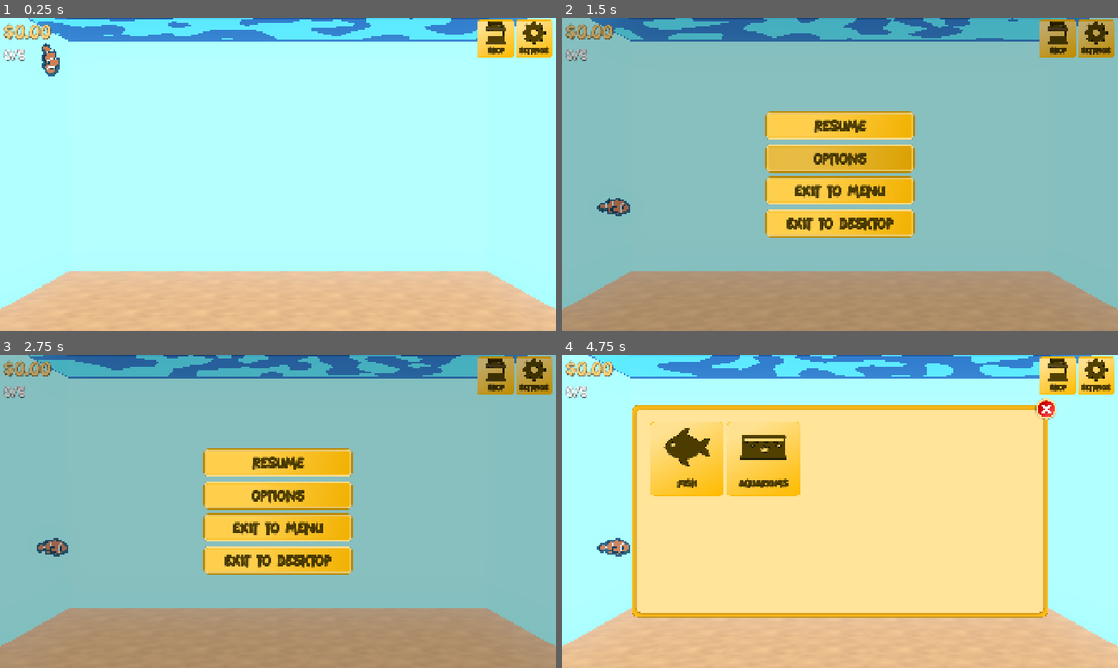
Above: before the commit, frames 1-4 (two rows, left to right).
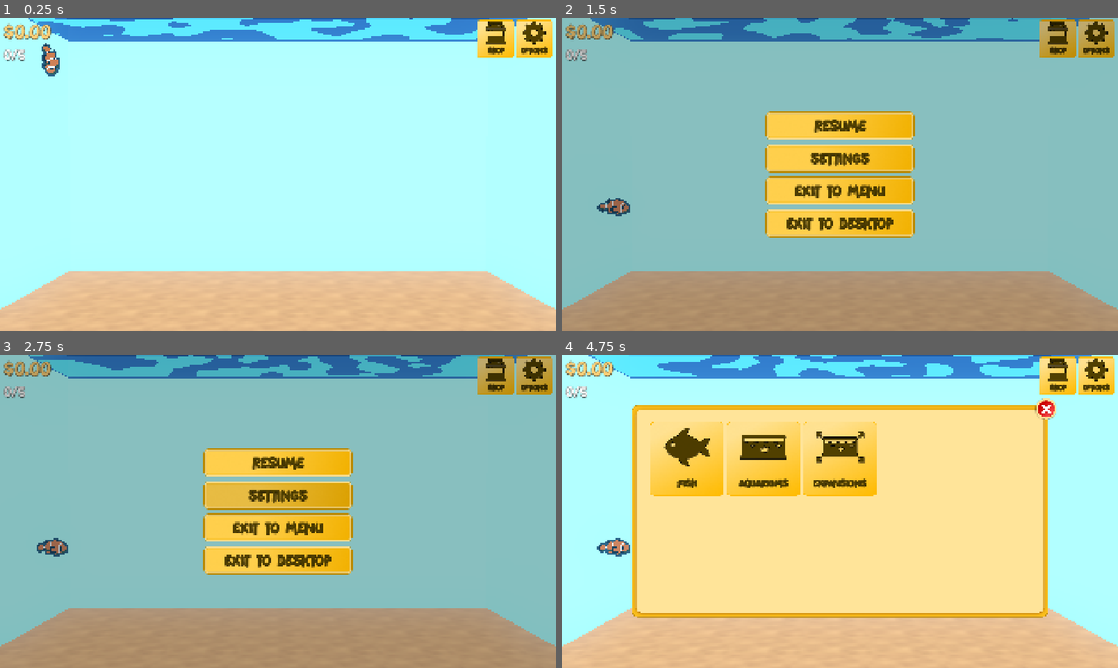
Above: after the commit, the same moments.

Repository: AyyBee123/Fish-Incremental-Game
Game: Godot game, scene res://Scenes/Aquarium/aquarium.tscn
The game is run twice, just before and just after one commit, with the same random seed, the same clock (stepped at 60 frames per second) and the same inputs.
Inputs (mouse positions are in pixels of both pictures, inside the frame that each line leads up to):
- Up to frame 1 (0.25 s): no input
- Up to frame 2 (1.5 s): click "Settings" (after the commit: "Options") at 0.5 s; click "Options" at 1.25 s
- Up to frame 3 (2.75 s): click "Settings" at 2 s
- Up to frame 4 (4.75 s): move the mouse to (962, 495) at 2.77 s; press the mouse at (962, 495) at 2.78 s; tap S (shop) at 3.02, 3.05, 3.32, 4.35, 4.52 s; release the mouse at (962, 495) at 3.5 s; click "Aquariums" at 3.5 s; move the mouse to (728, 527) at 4.27 s; hold Escape (back) from 4.28 s (still down); click (728, 527) at 4.55 s

The runs differ from the first frame. In frame 1, less than 0.1% of the frame differs, in the area x 93-99%, y 9-12%; in frame 2, 0.3%; in frame 3, 0.3%; in frame 4, 2.8%, in the area x 43-99%, y 9-46%.

Commit message:
added capacity upgrades in shop

Diff:
--- a/Scenes/Aquarium/aquarium.tscn
+++ b/Scenes/Aquarium/aquarium.tscn
@@ -16,7 +16,6 @@
 [ext_resource type="Texture2D" uid="uid://ca378wahjdk74" path="res://Assets/UI/Icons/Shop Icon.png" id="12_05nrt"]
 [ext_resource type="BitMap" uid="uid://0huum2cds88h" path="res://Assets/UI/Masks/Button_click_mask.res" id="12_kxvt4"]
 [ext_resource type="Texture2D" uid="uid://tgehc3ctxsjl" path="res://Assets/UI/Icons/Settings Icon.png" id="15_jlta3"]
-[ext_resource type="PackedScene" uid="uid://h2bqmq0fnk3i" path="res://Scenes/UI/aquarium_button.tscn" id="16_1hoif"]
 
 [sub_resource type="Environment" id="Environment_5h11f"]
 glow_enabled = true
@@ -211,7 +210,7 @@
 theme_override_constants/shadow_outline_size = 1
 theme_override_fonts/font = ExtResource("6_4djwm")
 theme_override_font_sizes/font_size = 24
-text = "Settings"
+text = "Options"
 horizontal_alignment = 1
 vertical_alignment = 1
 
@@ -225,9 +224,6 @@
 mouse_filter = 2
 alignment = 2
 
-[node name="AquariumButton" parent="CanvasLayer/UI/AquariumList" unique_id=1021959741 instance=ExtResource("16_1hoif")]
-layout_mode = 2
-
 [node name="ClickRadius" type="Control" parent="CanvasLayer/UI" unique_id=719334242]
 anchors_preset = 0
 mouse_filter = 2
--- a/Scenes/UI/settings.tscn
+++ b/Scenes/UI/settings.tscn
@@ -62,13 +62,13 @@
 horizontal_alignment = 1
 vertical_alignment = 1
 
-[node name="Options" type="Button" parent="VBoxContainer" unique_id=16764367]
+[node name="Settings" type="Button" parent="VBoxContainer" unique_id=16764367]
 custom_minimum_size = Vector2(512, 96)
 custom_maximum_size = Vector2(512, 96)
 layout_mode = 2
 theme = ExtResource("2_ma1v7")
 
-[node name="Label" type="Label" parent="VBoxContainer/Options" unique_id=1626571771]
+[node name="Label" type="Label" parent="VBoxContainer/Settings" unique_id=1626571771]
 layout_mode = 1
 anchors_preset = 15
 anchor_right = 1.0
@@ -83,7 +83,7 @@
 theme_override_constants/shadow_outline_size = 1
 theme_override_fonts/font = ExtResource("3_p46qs")
 theme_override_font_sizes/font_size = 48
-text = "Options"
+text = "Settings"
 horizontal_alignment = 1
 vertical_alignment = 1
 
@@ -138,6 +138,6 @@
 vertical_alignment = 1
 
 [connection signal="pressed" from="VBoxContainer/ResumeButton" to="." method="_on_resume_button_pressed"]
-[connection signal="pressed" from="VBoxContainer/Options" to="." method="_on_options_pressed"]
+[connection signal="pressed" from="VBoxContainer/Settings" to="." method="_on_settings_pressed"]
 [connection signal="pressed" from="VBoxContainer/ExitToMenu" to="." method="_on_exit_to_menu_pressed"]
 [connection signal="pressed" from="VBoxContainer/ExitToDesktop" to="." method="_on_exit_to_desktop_pressed"]
--- a/Scenes/UI/shop.tscn
+++ b/Scenes/UI/shop.tscn
@@ -14,6 +14,7 @@
 [ext_resource type="Texture2D" uid="uid://rwqynrrjj181" path="res://Assets/UI/Icons/Fish Icon.png" id="7_m1un4"]
 [ext_resource type="FontFile" uid="uid://cktsncv23dr1s" path="res://Fonts/Font.ttf" id="8_een5p"]
 [ext_resource type="Texture2D" uid="uid://0affxqjg577m" path="res://Assets/UI/Icons/Aquarium Icon.png" id="10_w2r4i"]
+[ext_resource type="Texture2D" uid="uid://dx2s34plehbia" path="res://Assets/UI/Icons/Capacity Icon.png" id="12_vnhp2"]
 [ext_resource type="BitMap" uid="uid://b60xoafhwbyi" path="res://Assets/UI/Masks/Close Button_click_mask.res" id="14_5oyw6"]
 [ext_resource type="Texture2D" uid="uid://c8lu27sanqxrw" path="res://Assets/UI/Back Button.png" id="14_een5p"]
 [ext_resource type="Texture2D" uid="uid://cjp5c2godqy3s" path="res://Assets/UI/Back Button Pressed.png" id="15_w2r4i"]
@@ -177,6 +178,48 @@
 horizontal_alignment = 1
 vertical_alignment = 1
 
+[node name="CapacityButton" type="TextureButton" parent="Background/MarginContainer/CategoryView/SelectionGrid" unique_id=25693095]
+layout_mode = 2
+texture_normal = ExtResource("2_gm4r4")
+texture_pressed = ExtResource("4_buvk0")
+texture_hover = ExtResource("5_8pb36")
+texture_click_mask = ExtResource("7_57cgt")
+
+[node name="Icon" type="TextureRect" parent="Background/MarginContainer/CategoryView/SelectionGrid/CapacityButton" unique_id=1348521096]
+material = SubResource("ShaderMaterial_5h11f")
+layout_mode = 1
+anchors_preset = -1
+anchor_right = 1.0
+anchor_bottom = 0.684
+offset_bottom = -0.104003906
+grow_horizontal = 2
+grow_vertical = 2
+texture = ExtResource("12_vnhp2")
+expand_mode = 2
+stretch_mode = 5
+
+[node name="Label" type="Label" parent="Background/MarginContainer/CategoryView/SelectionGrid/CapacityButton" unique_id=2138954021]
+layout_mode = 1
+anchors_preset = -1
+anchor_top = 0.684
+anchor_bottom = 0.684
+offset_top = -0.104003906
+offset_right = 256.0
+offset_bottom = 74.895996
+grow_horizontal = 2
+grow_vertical = 0
+theme_override_colors/font_color = Color(0.31851014, 0.25184473, 4.813075e-08, 1)
+theme_override_colors/font_shadow_color = Color(0, 0, 0, 0.5019608)
+theme_override_constants/shadow_offset_x = 1
+theme_override_constants/shadow_offset_y = 2
+theme_override_constants/outline_size = 2
+theme_override_constants/shadow_outline_size = 1
+theme_override_fonts/font = ExtResource("8_een5p")
+theme_override_font_sizes/font_size = 32
+text = "Expansions"
+horizontal_alignment = 1
+vertical_alignment = 1
+
 [node name="FishView" type="ScrollContainer" parent="Background/MarginContainer" unique_id=622147231]
 unique_name_in_owner = true
 visible = false
@@ -199,6 +242,20 @@
 follow_focus = true
 
 [node name="Grid" type="HFlowContainer" parent="Background/MarginContainer/AquariumView" unique_id=889640264]
+custom_minimum_size = Vector2(1336, 620)
+custom_maximum_size = Vector2(1336, 620)
+layout_mode = 2
+theme_override_constants/h_separation = 8
+theme_override_constants/v_separation = 8
+
+[node name="CapacityView" type="ScrollContainer" parent="Background/MarginContainer" unique_id=2076190811]
+unique_name_in_owner = true
+visible = false
+layout_mode = 2
+theme = ExtResource("3_5oyw6")
+follow_focus = true
+
+[node name="Grid" type="HFlowContainer" parent="Background/MarginContainer/CapacityView" unique_id=442184978]
 custom_minimum_size = Vector2(1336, 620)
 custom_maximum_size = Vector2(1336, 620)
 layout_mode = 2
@@ -231,5 +288,6 @@
 [connection signal="visibility_changed" from="Background/MarginContainer/CategoryView" to="." method="_on_category_view_visibility_changed"]
 [connection signal="pressed" from="Background/MarginContainer/CategoryView/SelectionGrid/FishButton" to="." method="_on_fish_button_pressed"]
 [connection signal="pressed" from="Background/MarginContainer/CategoryView/SelectionGrid/AquariumButton" to="." method="_on_aquarium_button_pressed"]
+[connection signal="pressed" from="Background/MarginContainer/CategoryView/SelectionGrid/CapacityButton" to="." method="_on_capacity_button_pressed"]
 [connection signal="pressed" from="CloseButton" to="." method="_on_close_button_pressed"]
 [connection signal="pressed" from="BackButton" to="." method="_on_back_button_pressed"]
--- /dev/null
+++ b/Scenes/UI/shop_capacity_button.tscn
@@ -0,0 +1,92 @@
+[gd_scene format=3 uid="uid://cuwyvj8s0b5l1"]
+
+[ext_resource type="Texture2D" uid="uid://bthd8nsa6qhbj" path="res://Assets/UI/Button.png" id="1_gvq00"]
+[ext_resource type="Texture2D" uid="uid://g3h6s3hj0lyu" path="res://Assets/UI/Button Pressed.png" id="2_ur2qt"]
+[ext_resource type="Texture2D" uid="uid://5i82ptanqjcl" path="res://Assets/UI/Button Hover.png" id="3_o5v4u"]
+[ext_resource type="BitMap" uid="uid://0huum2cds88h" path="res://Assets/UI/Masks/Button_click_mask.res" id="4_tgl0l"]
+[ext_resource type="Script" uid="uid://bgs1rwan77j7s" path="res://Scripts/UI/shop_capacity_button.gd" id="5_gvq00"]
+[ext_resource type="Shader" uid="uid://2xyd4nbwija5" path="res://Shaders/icon_shader.gdshader" id="6_i2glo"]
+[ext_resource type="Texture2D" uid="uid://0affxqjg577m" path="res://Assets/UI/Icons/Aquarium Icon.png" id="7_lfhk5"]
+[ext_resource type="FontFile" uid="uid://cktsncv23dr1s" path="res://Fonts/Font.ttf" id="8_f1wfl"]
+
+[sub_resource type="ShaderMaterial" id="ShaderMaterial_qvkcs"]
+shader = ExtResource("6_i2glo")
+shader_parameter/tint_color = Color(0.31764707, 0.2509804, 0, 1)
+shader_parameter/outline_color = Color(0, 0, 0, 1)
+shader_parameter/outline_width = 2.0
+shader_parameter/shadow_color = Color(0, 0, 0, 0.5)
+shader_parameter/shadow_offset = Vector2(2, 4)
+
+[node name="ShopCapacityButton" type="TextureButton" unique_id=346374264]
+custom_maximum_size = Vector2(192, 192)
+offset_right = 256.0
+offset_bottom = 256.0
+texture_normal = ExtResource("1_gvq00")
+texture_pressed = ExtResource("2_ur2qt")
+texture_hover = ExtResource("3_o5v4u")
+texture_click_mask = ExtResource("4_tgl0l")
+stretch_mode = 5
+script = ExtResource("5_gvq00")
+
+[node name="CapacityImage" type="TextureRect" parent="." unique_id=579608746]
+unique_name_in_owner = true
+material = SubResource("ShaderMaterial_qvkcs")
+layout_mode = 1
+anchors_preset = -1
+anchor_left = 0.031000001
+anchor_right = 0.96900004
+anchor_bottom = 0.59900004
+offset_left = 0.032000065
+offset_top = -10.0
+offset_right = -0.03201294
+offset_bottom = 9.983994
+grow_horizontal = 2
+grow_vertical = 2
+texture = ExtResource("7_lfhk5")
+expand_mode = 1
+stretch_mode = 5
+
+[node name="PriceLabel" type="Label" parent="." unique_id=922946001]
+unique_name_in_owner = true
+layout_mode = 1
+anchors_preset = 12
+anchor_top = 1.0
+anchor_right = 1.0
+anchor_bottom = 1.0
+offset_top = -40.0
+grow_horizontal = 2
+grow_vertical = 0
+theme_override_colors/font_color = Color(0.31851014, 0.25184473, 4.813075e-08, 1)
+theme_override_colors/font_shadow_color = Color(0, 0, 0, 0.5019608)
+theme_override_constants/shadow_offset_x = 1
+theme_override_constants/shadow_offset_y = 2
+theme_override_constants/outline_size = 2
+theme_override_constants/shadow_outline_size = 1
+theme_override_fonts/font = ExtResource("8_f1wfl")
+theme_override_font_sizes/font_size = 32
+text = "$0"
+horizontal_alignment = 1
+vertical_alignment = 1
+
+[node name="CapacityLabel" type="Label" parent="." unique_id=73734044]
+unique_name_in_owner = true
+layout_mode = 1
+anchors_preset = 12
+anchor_top = 1.0
+anchor_right = 1.0
+anchor_bottom = 1.0
+offset_top = -103.0
+offset_bottom = -63.0
+grow_horizontal = 2
+grow_vertical = 0
+theme_override_colors/font_color = Color(0.31851014, 0.25184473, 4.813075e-08, 1)
+theme_override_colors/font_shadow_color = Color(0, 0, 0, 0.5019608)
+theme_override_constants/shadow_offset_x = 1
+theme_override_constants/shadow_offset_y = 2
+theme_override_constants/outline_size = 2
+theme_override_constants/shadow_outline_size = 1
+theme_override_fonts/font = ExtResource("8_f1wfl")
+theme_override_font_sizes/font_size = 16
+text = "Extra Aquarium 1"
+horizontal_alignment = 1
+vertical_alignment = 1
--- a/Scripts/Globals/game_manager.gd
+++ b/Scripts/Globals/game_manager.gd
@@ -3,6 +3,17 @@
 @export var available_fish: Array[FishSpeciesResource]
 
 var aquarium_prices: Array = [25000, 100000, 500000, 1000000, 10000000]
+
+var capacity_upgrade_prices: Array[Array] = [
+	[2500.0, 5000.0, 10000.0, 15000.0, 25000.0], # Aquarium 0
+	[10000.0, 20000.0, 35000.0, 60000.0, 100000.0], # Aquarium 1
+	[50000.0, 100000.0, 175000.0, 300000.0, 500000.0], # Aquarium 2
+	[100000.0, 200000.0, 350000.0, 600000.0, 1000000.0], # Aquarium 3
+	[1000000.0, 2000000.0, 3500000.0, 6000000.0, 10000000.0], # Aquarium 4
+	[1000000.0, 2000000.0, 3500000.0, 6000000.0, 10000000.0] # Aquarium 5
+]
+
+var capacity_upgrade_increases: Array[int] = [5, 10, 15, 25, 40]
 
 
 func _process(delta: float) -> void:
--- a/Scripts/Globals/preloads.gd
+++ b/Scripts/Globals/preloads.gd
@@ -7,5 +7,6 @@
 const SHOP = preload("uid://b78up0gxuvlmi")
 const SHOP_FISH_BUTTON = preload("uid://cmc3hvv5acdtu")
 const SHOP_AQUARIUM_BUTTON = preload("uid://dsqb335e0kl8d")
+const SHOP_CAPACITY_BUTTON = preload("uid://cuwyvj8s0b5l1")
 const AQUARIUM_BUTTON = preload("uid://h2bqmq0fnk3i")
 const SETTINGS = preload("uid://cneiimxcqdkrc")
--- a/Scripts/Resources/Aquarium/aquarium_resource.gd
+++ b/Scripts/Resources/Aquarium/aquarium_resource.gd
@@ -4,4 +4,5 @@
 @export var id: int = 0
 @export var aquarium_name: String = "Aquarium"
 @export var max_capacity: int = 5
+@export var purchased_capacity_upgrades: Array[bool] = [false, false, false, false, false]
 @export var fish: Array[AquariumFishData] = []
--- a/Scripts/UI/settings.gd
+++ b/Scripts/UI/settings.gd
@@ -6,7 +6,7 @@
 	queue_free()
 
 
-func _on_options_pressed() -> void:
+func _on_settings_pressed() -> void:
 	pass
 
 
--- a/Scripts/UI/shop.gd
+++ b/Scripts/UI/shop.gd
@@ -5,6 +5,7 @@
 @onready var category_view: ScrollContainer = %CategoryView
 @onready var fish_view: ScrollContainer = %FishView
 @onready var aquarium_view: ScrollContainer = %AquariumView
+@onready var capacity_view: ScrollContainer = %CapacityView
 
 
 func _ready() -> void:
@@ -85,6 +86,43 @@
 	populate_aquarium_shop()
 
 
+func populate_capacity_shop() -> void:
+	for node in capacity_view.get_node("Grid").get_children():
+		node.queue_free()
+
+	var aquarium: AquariumResource = get_tree().current_scene.aquarium_res
+
+	for i in range(GameManager.capacity_upgrade_prices[aquarium.id].size()):
+		if aquarium.purchased_capacity_upgrades[i]:
+			continue
+
+		var button: ShopCapacityButton = Preloads.SHOP_CAPACITY_BUTTON.instantiate()
+		button.price = GameManager.capacity_upgrade_prices[aquarium.id][i]
+		button.capacity_increase = GameManager.capacity_upgrade_increases[i]
+		button.pressed.connect(buy_capacity_upgrade.bind(i))
+		capacity_view.get_node("Grid").add_child(button)
+
+
+func buy_capacity_upgrade(upgrade_id: int) -> void:
+	var aquarium: AquariumResource = get_tree().current_scene.aquarium_res
+
+	if aquarium.purchased_capacity_upgrades[upgrade_id]:
+		return
+
+	var price: float = GameManager.capacity_upgrade_prices[aquarium.id][upgrade_id]
+
+	if SaveManager.game_data.money < price:
+		return
+
+	SaveManager.game_data.money -= price
+	aquarium.purchased_capacity_upgrades[upgrade_id] = true
+	aquarium.max_capacity += 5
+
+	SaveManager.save_game()
+	get_tree().current_scene.update_capacity_label()
+	populate_capacity_shop()
+
+
 func _on_category_view_visibility_changed() -> void:
 	%BackButton.visible = not %CategoryView.visible
 
@@ -110,3 +148,9 @@
 	category_view.hide()
 	populate_aquarium_shop()
 	aquarium_view.show()
+
+
+func _on_capacity_button_pressed() -> void:
+	category_view.hide()
+	populate_capacity_shop()
+	capacity_view.show()
--- /dev/null
+++ b/Scripts/UI/shop_capacity_button.gd
@@ -0,0 +1,11 @@
+class_name ShopCapacityButton
+extends TextureButton
+
+var price: float
+var image: Texture2D
+var capacity_increase: int
+
+
+func _ready() -> void:
+	%PriceLabel.text = "$%s" % Utils.format_number(price)
+	%CapacityLabel.text = "Extra Capacity +%d" % capacity_increase
Binary file added: Assets/UI/Icons/Capacity Icon.png
Not shown, added: Assets/UI/Icons/Capacity Icon.png.import
Not shown, added: Scripts/UI/shop_capacity_button.gd.uid
